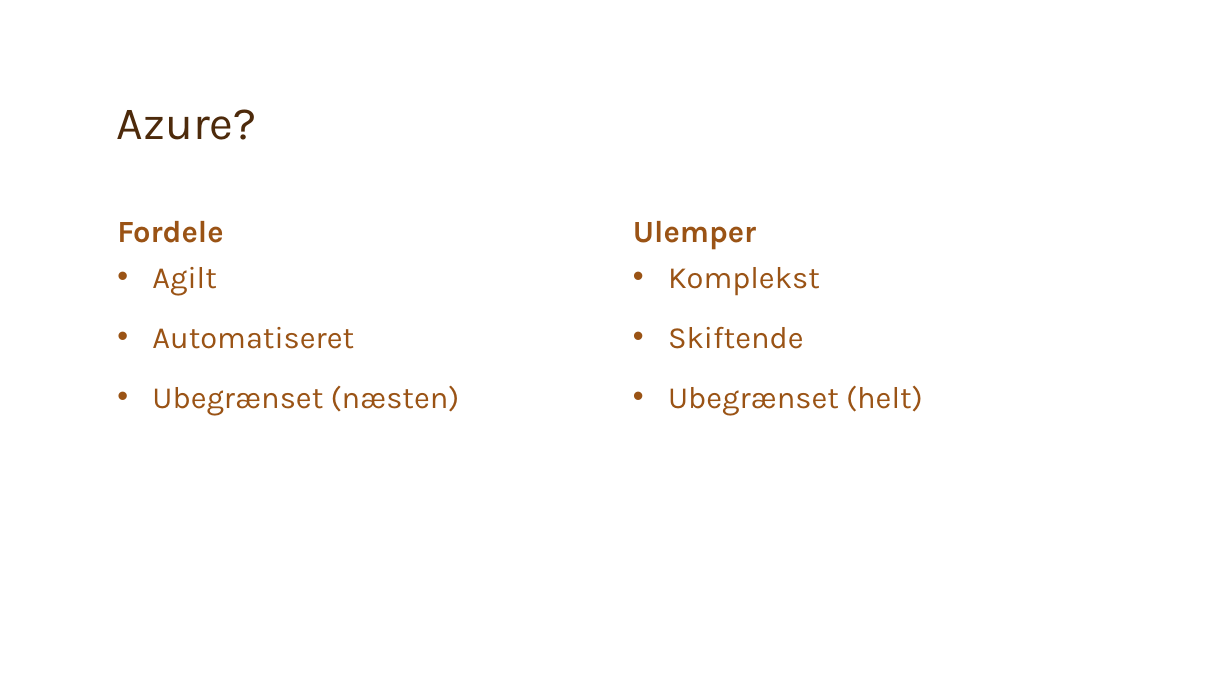
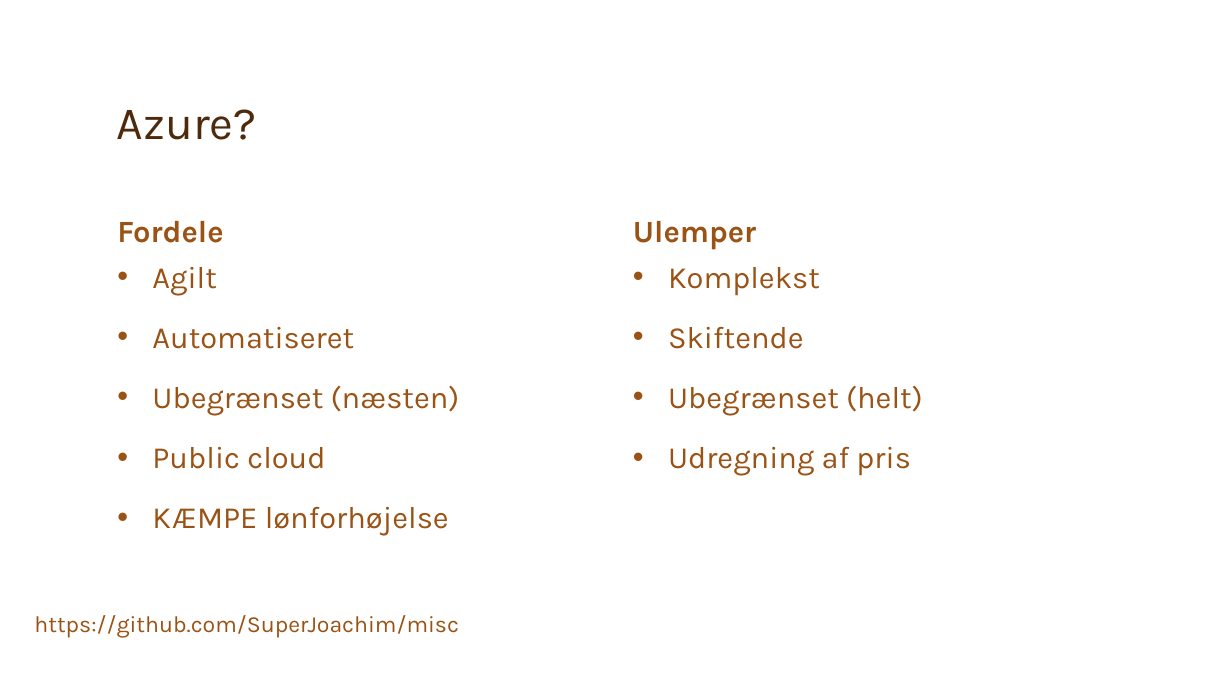
Before and after one commit to SuperJoachim/misc, a slide deck: slide 2 of Intro.pptx. Drawn at 1232x693 pixels with LibreOffice and Linux fonts; fonts in the diff are those of the drawing; background and template pictures are left out. Boxes give left, top, right and bottom in pixels: in the first picture for what was removed or moved away, otherwise in the second. Text is boxed around its words. In the diff, an @@ line names an element or a change of style, - is before the commit and + after.

```diff
--- a/Intro.pptx
+++ b/Intro.pptx
@@ text at (152, 447, 449, 536): paragraphs added @@
+• Public cloud
+• KÆMPE lønforhøjelse
@@ text at (668, 446, 910, 476): paragraph added @@
+• Udregning af pris
@@ text added at (34, 615, 459, 637), 18 pt, text #9A5315 @@
+https://github.com/SuperJoachim/misc
```
Also in this commit, not shown: 3 other slides changed.
